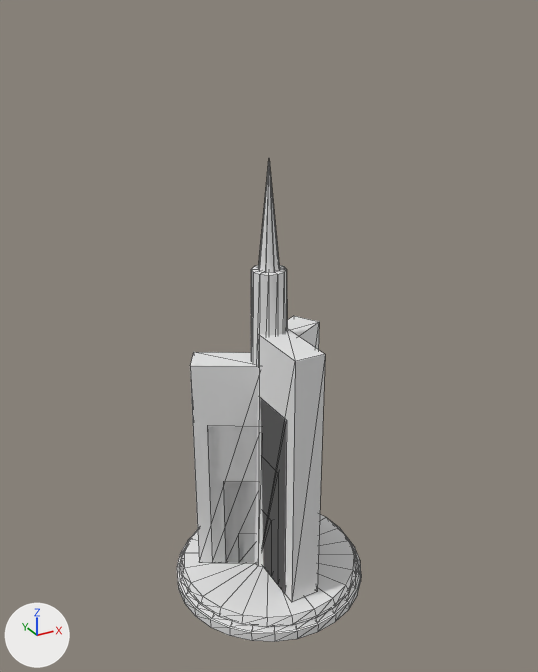
The glTF model art/models/tier-15-megatower.glb as it was, and as the next commit left it.
The view is the same before and after, from a camera (50 mm lens) standing at (-1.56, -2.83, 2.82) and looking at (0.01, 0.01, 1.4). Every picture has the same lights, and +X, +Y and +Z are marked at lower left. The first picture is the older version. Mesh edges are drawn as thin lines. Materials are left out; every surface is plain grey. Where no turn or scale is listed for an object, it has been applied to the vertices. Vertices at exactly the same position are counted once.

Names of what the first picture shows: 'gloss', 'toon', 'toon.001'.
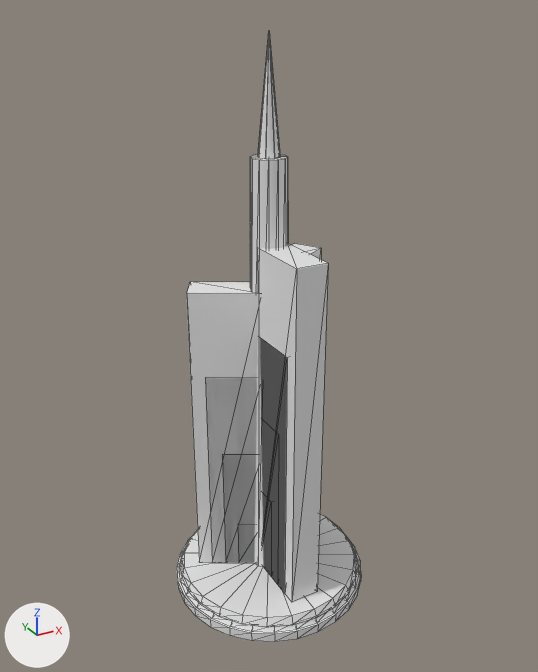
What differs and where, as boxes (x1, y1, x2, y2) in the pictures (538 x 672 px):
'toon.001', reshaped (25% taller): before (190, 316, 325, 602); after (187, 243, 328, 602)
'gloss', reshaped (31% taller): before (251, 163, 287, 567); after (250, 36, 288, 567)

Diff of the bpy script that builds the scene:
```diff
--- a/art/models/tier-15-megatower.glb.py
+++ b/art/models/tier-15-megatower.glb.py
@@ me_mesh_2 @@
 # used by ob_gloss; location = (0.0, 0.0, 0.115)
-me_mesh_2.from_pydata(...)  # 47 vertices, 80 faces; spans x -0.11..0.11, y -0.11..0.11, z 0.0..2.12
+me_mesh_2.from_pydata(...)  # 47 vertices, 80 faces; spans x -0.11..0.11, y -0.11..0.11, z 0.0..2.62
+# me_mesh_2 part 1: all 33 vertices in x -0.08..0.08, y -0.08..0.08, z 1.62..2.12 are moved by (0.0, 0.0, 0.5)
@@ me_mesh_3 @@
 # used by ob_toon_001; location = (0.0, 0.0, 0.115)
-me_mesh_3.from_pydata(...)  # 96 vertices, 144 faces; spans x -0.358..0.358, y -0.37..0.25, z 0.0..1.328
+me_mesh_3.from_pydata(...)  # 96 vertices, 144 faces; spans x -0.358..0.358, y -0.37..0.25, z 0.0..1.742
+# me_mesh_3 part 2: the whole mesh is multiplied about the mesh origin by the matrix ((1.0, 0.0, 0.0), (0.0, 1.0, 0.0), (0.0, 0.0, 1.312))
```
